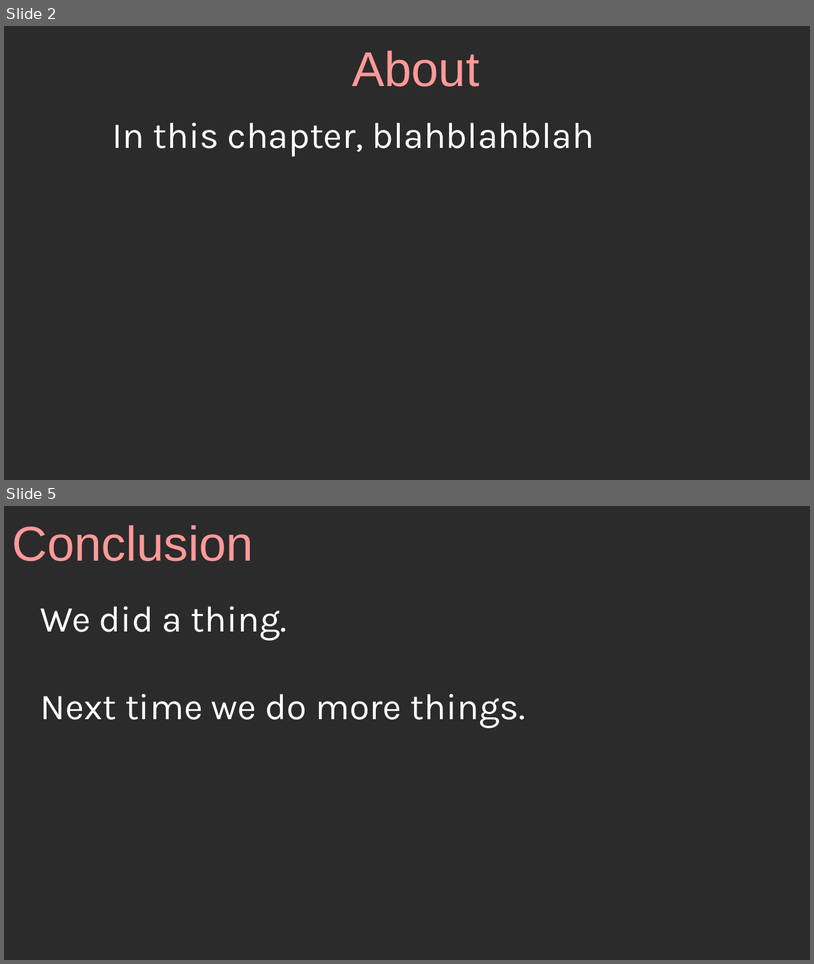
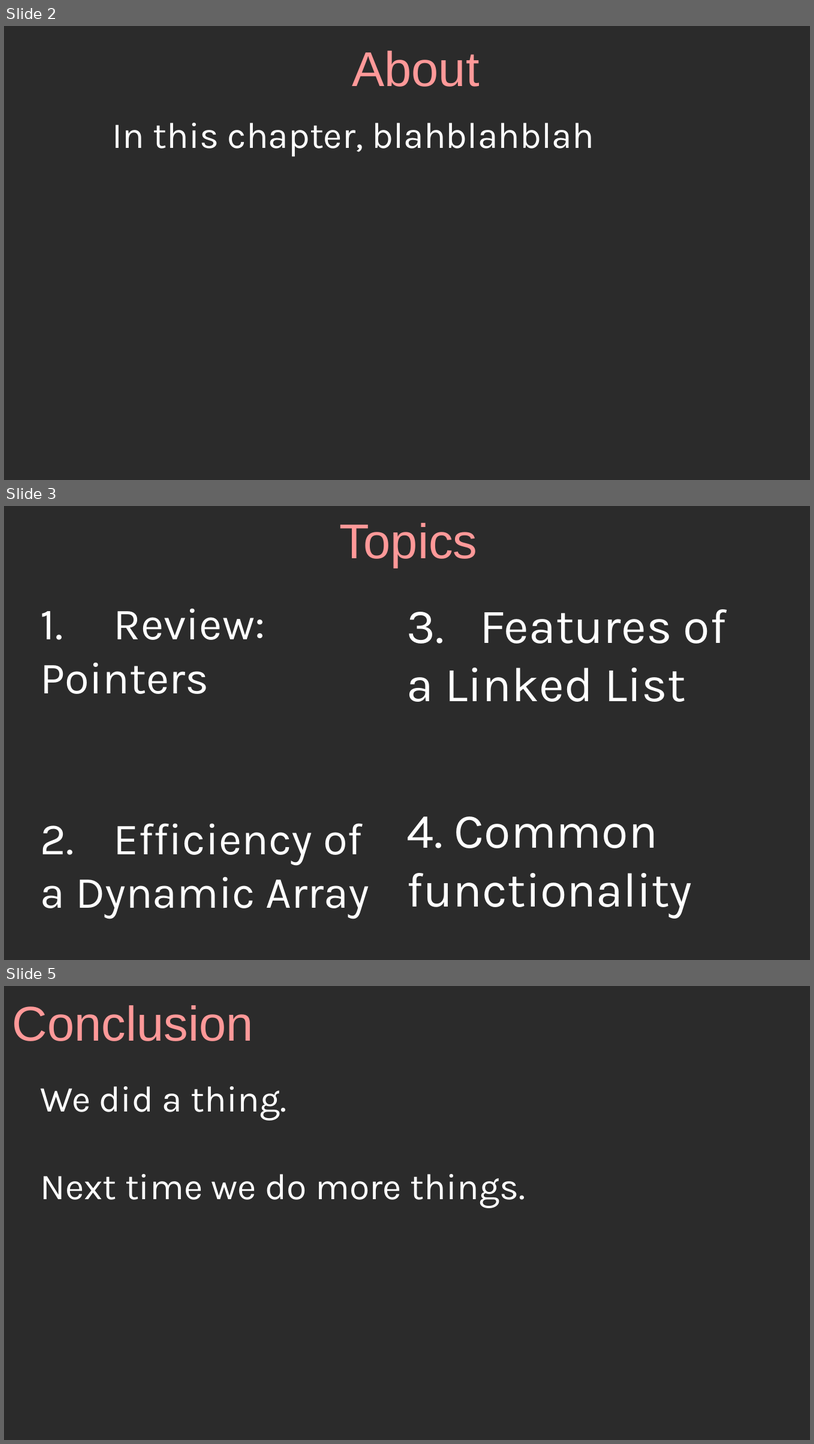
Before and after one commit to mariamhabib/CS250-Data-Structures, a slide deck: Lectures/7_Linked_Lists.odp. Shown one above the other, each under a label of ours: slides 2 and 5 before the commit, slides 2, 3 and 5 after it; the slides between them are not shown. The pictures are 814x964 and 814x1444 pixels, drawn with LibreOffice and Linux fonts; fonts in the diff are those of the drawing; background and template pictures are left out; a plain dark background stands for a picture behind light text. Boxes give left, top, right and bottom in pixels: in the first picture for what was removed or moved away, otherwise in the second. Text is boxed around its words. In the diff, an @@ line names an element or a change of style, - is before the commit and + after.

```diff
--- a/Lectures/7_Linked_Lists.odp
+++ b/Lectures/7_Linked_Lists.odp
@@ slide 3 added at [4,506,810,960], background picture (left out) @@
@@ title added at [339,523,477,567], 48 pt, text #FF9999 @@
+Topics
@@ text added at [41,608,369,918], 44 pt, text #FFFFFF @@
+1. Review: Pointers
+2. Efficiency of a Dynamic Array
@@ text added at [407,609,727,918], 48 pt, text #FFFFFF @@
+3. Features of a Linked List
+4. Common functionality
```
Also in this commit, not shown: 2 slides changed, 1 slide removed, 1 other file.
